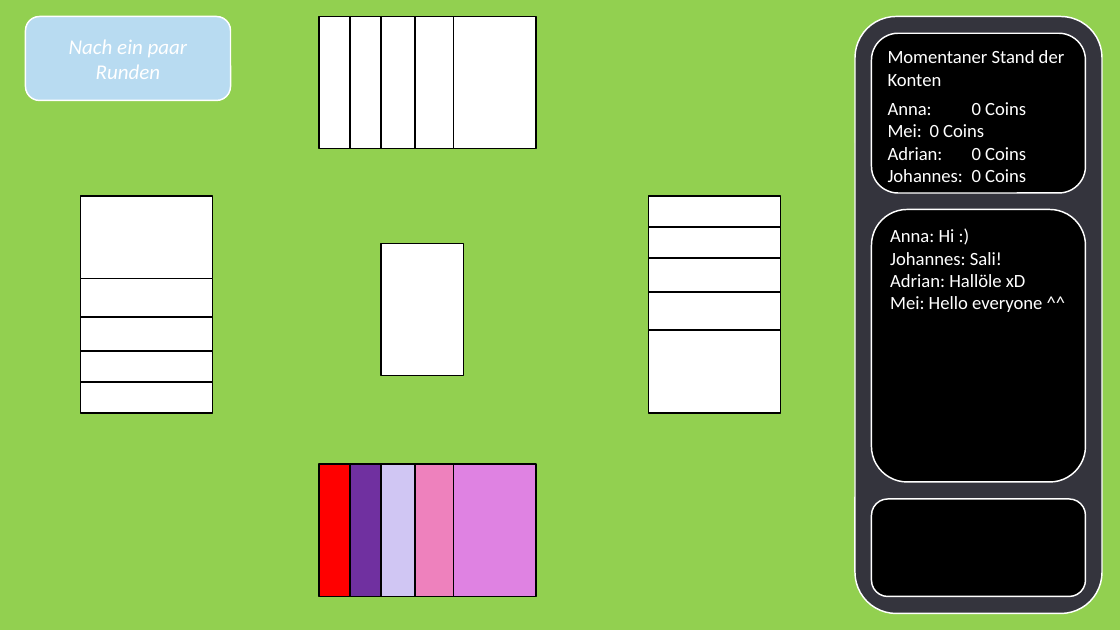
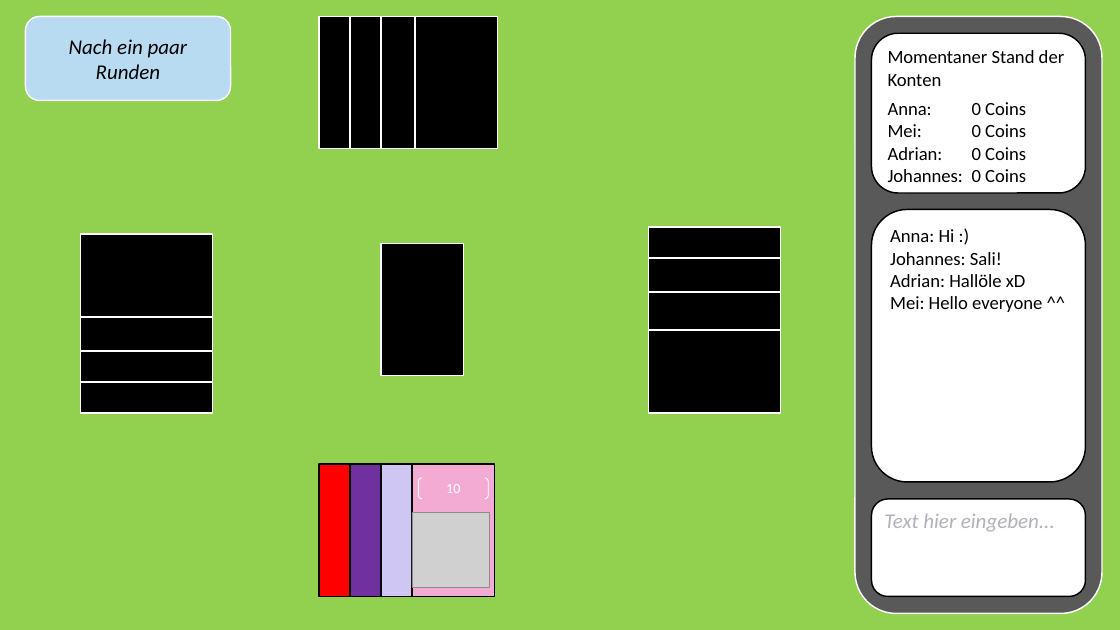
Before and after one commit to jnussbaum/TheBachelorsChaseGame, a slide deck: slide 17 of documents/Meilensteine/Meilenstein I/Meilenstein_1_Präsentation.pptx (slide 16 before the commit). Drawn at 1120x630 pixels with LibreOffice and Linux fonts; fonts in the diff are those of the drawing; grey boxes stand for pictures; background and template pictures are left out. Boxes give left, top, right and bottom in pixels: in the first picture for what was removed or moved away, otherwise in the second. Text is boxed around its words. In the diff, an @@ line names an element or a change of style, - is before the commit and + after.

```diff
--- a/documents/Meilensteine/Meilenstein I/Meilenstein_1_Präsentation.pptx
+++ b/documents/Meilensteine/Meilenstein I/Meilenstein_1_Präsentation.pptx
@@ rounded rectangle "Nach ein paar Runden" at (x1=25, y1=17, x2=230, y2=101): text colour #FFFFFF to #000000 @@
@@ rectangle removed at (x1=454, y1=17, x2=536, y2=149) @@
@@ rounded rectangle at (x1=855, y1=17, x2=1102, y2=614): fill #34343D to #595959 @@
@@ rounded rectangle "Momentaner Stand der Konten" at (x1=871, y1=34, x2=1086, y2=193): text colour #FFFFFF to #000000; fill #000000 to #FFFFFF; outline #FFFFFF 1.25 pt to #000000 1.25 pt @@
@@ rectangle removed at (x1=80, y1=196, x2=212, y2=279) @@
@@ rectangle removed at (x1=648, y1=196, x2=780, y2=279) @@
@@ rounded rectangle "Anna: Hi :)" at (x1=871, y1=209, x2=1086, y2=481): text colour #FFFFFF to #000000; fill #000000 to #FFFFFF; outline #FFFFFF 1.25 pt to #000000 1.25 pt @@
@@ fill #FFFFFF to #000000; outline #000000 1.25 pt to #FFFFFF 1.25 pt in 13 elements at (x1=319, y1=17, x2=402, y2=149), (x1=350, y1=17, x2=433, y2=149), (x1=381, y1=17, x2=464, y2=149), (x1=415, y1=17, x2=497, y2=149), (x1=80, y1=331, x2=212, y2=413), (x1=80, y1=300, x2=212, y2=382), (x1=80, y1=268, x2=212, y2=351), (x1=80, y1=234, x2=212, y2=316), (x1=648, y1=227, x2=780, y2=310), (x1=648, y1=258, x2=780, y2=341), (x1=648, y1=292, x2=780, y2=374), (x1=648, y1=331, x2=780, y2=413), (x1=381, y1=244, x2=464, y2=376) @@
@@ rectangle at (x1=412, y1=465, x2=494, y2=597): fill #EE81BD to #F4ABD3 @@
@@ bracket pair added at (x1=418, y1=478, x2=488, y2=499), outline #FFFFFF 0.75 pt, 12 pt, text #FFFFFF @@
+10
@@ rectangle removed at (x1=454, y1=465, x2=536, y2=597) @@
@@ rounded rectangle "Text hier eingeben..." at (x1=871, y1=499, x2=1086, y2=597): text colour #000000 to #B1B1BD; fill #000000 to #FFFFFF; outline #FFFFFF 1.25 pt to #000000 1.25 pt @@
@@ picture added at (x1=412, y1=513, x2=489, y2=587) @@
```
Also in this commit, not shown: 16 other slides changed, 6 other files.
